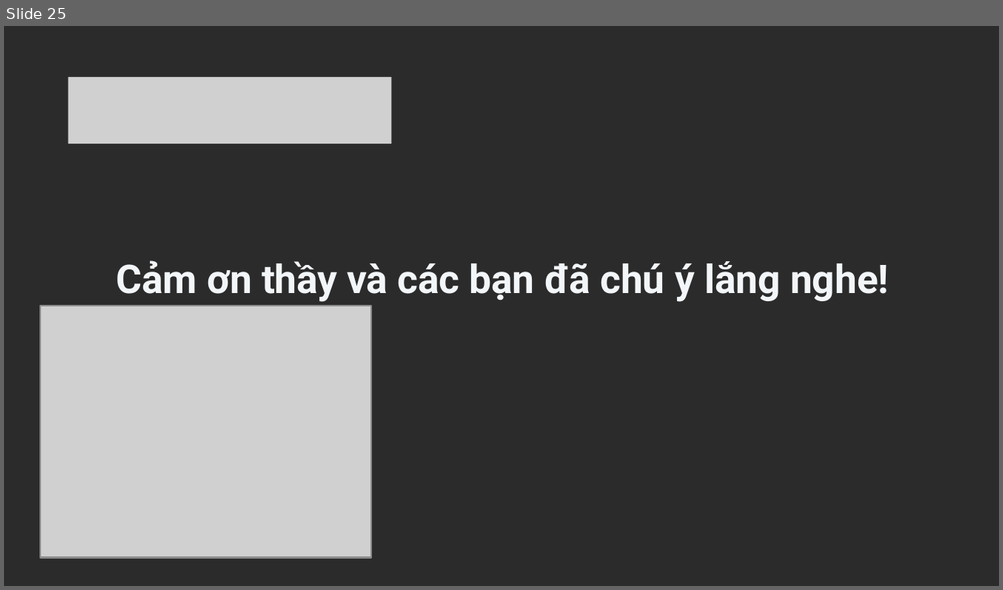
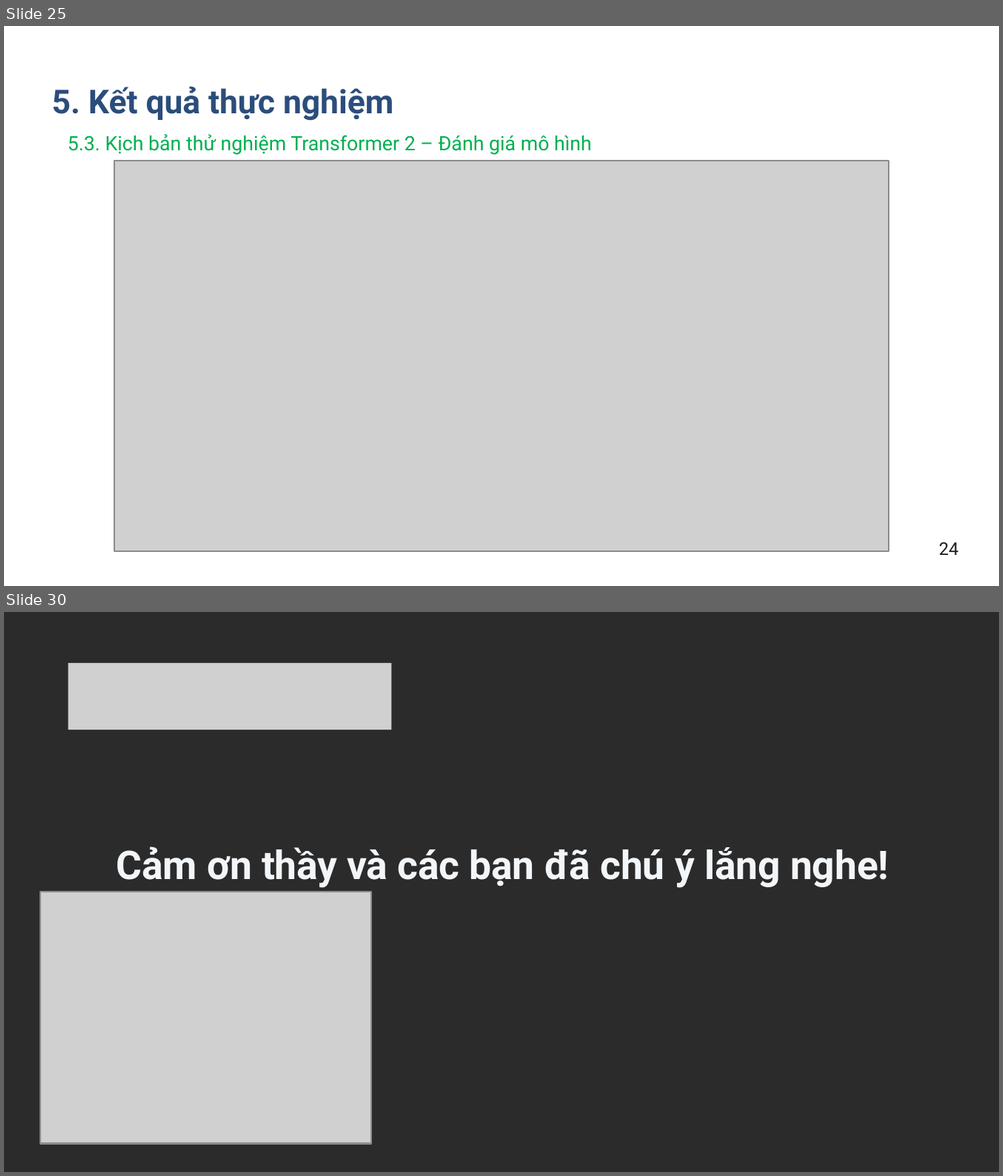
Before and after one commit to levanmanhbka/ptit_nlp, a slide deck: docs/Nhom12_SlideBaoCaoCuoiKy.pptx. Shown one above the other, each under a label of ours: slide 25 before the commit, slides 25 and 30 after it; the slides between them are not shown. The pictures are 1003x590 and 1003x1176 pixels, drawn with LibreOffice and Linux fonts; fonts in the diff are those of the drawing; grey boxes stand for pictures; background and template pictures are left out; a plain dark background stands for a picture behind light text. Boxes give left, top, right and bottom in pixels: in the first picture for what was removed or moved away, otherwise in the second. Text is boxed around its words. In the diff, an @@ line names an element or a change of style, - is before the commit and + after.

```diff
--- a/docs/Nhom12_SlideBaoCaoCuoiKy.pptx
+++ b/docs/Nhom12_SlideBaoCaoCuoiKy.pptx
@@ slide 25 added at bbox=[4, 26, 999, 586], background #FFFFFF @@
@@ text added at bbox=[52, 86, 393, 121], 15 pt, text #2B4D7B, bold @@
+5. Kết quả thực nghiệm
@@ text added at bbox=[68, 134, 592, 155], 9 pt, text #00B050 @@
+5.3. Kịch bản thử nghiệm Transformer 2 – Đánh giá mô hình
@@ picture added at bbox=[115, 161, 890, 551] @@
@@ text added at bbox=[939, 543, 959, 555], 8 pt, text #1C1C1A @@
+24
@@ what was slide 25 is now slide 30 @@
```
Also in this commit, not shown: 13 slides changed, 8 other slides added, 1 slide removed.
